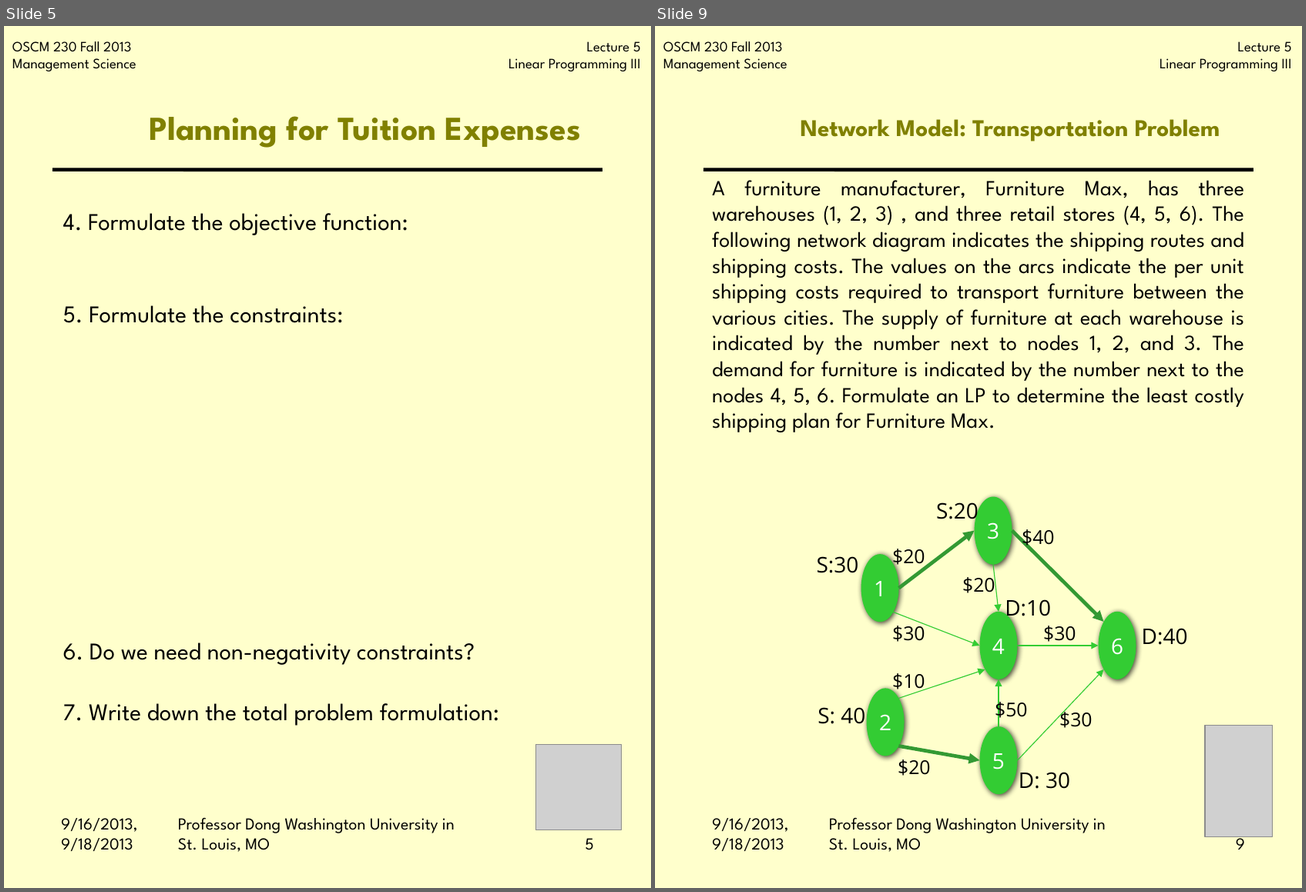
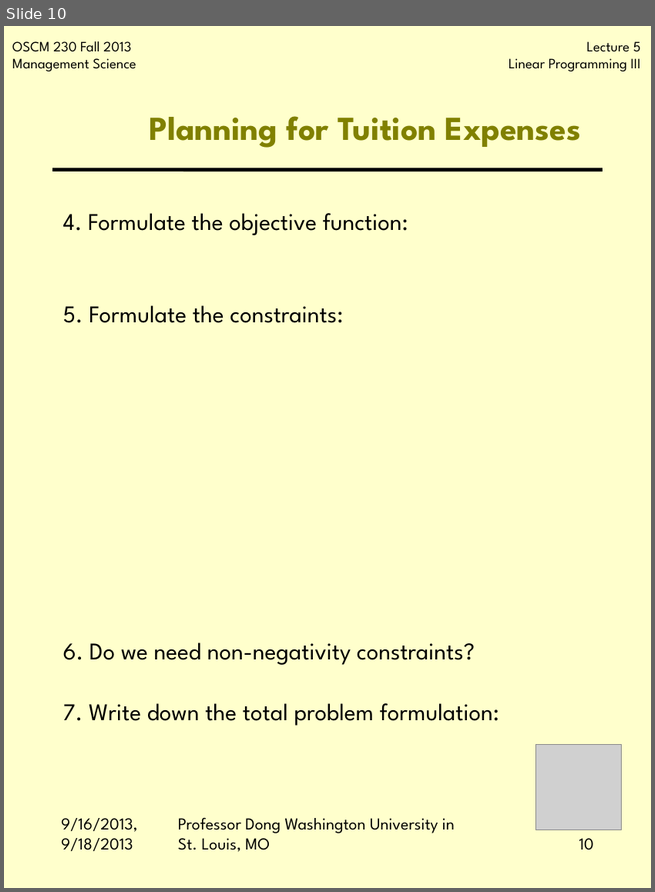
Before and after one commit to jbf232/OSCM230, a slide deck: Fall 2015/Lectures/Lecture 3 Formulations/Lecture 3 Formulations.pptx. Shown side by side, each under a label of ours: slides 5 and 9 before the commit, slide 10 after it; the slides between them are not shown. The pictures are 1306x892 and 655x892 pixels, drawn with LibreOffice and Linux fonts; fonts in the diff are those of the drawing; grey boxes stand for pictures; background and template pictures are left out. Boxes give left, top, right and bottom in pixels: in the first picture for what was removed or moved away, otherwise in the second. Text is boxed around its words. In the diff, an @@ line names an element or a change of style, - is before the commit and + after.

```diff
--- a/Fall 2015/Lectures/Lecture 3 Formulations/Lecture 3 Formulations.pptx
+++ b/Fall 2015/Lectures/Lecture 3 Formulations/Lecture 3 Formulations.pptx
@@ slide 9 removed at box(655, 26, 1302, 888), background #FFFFCC; not listed: 3 template elements that a slide beside it also shows @@
@@ title removed at box(801, 119, 1219, 142) @@
-Network Model: Transportation Problem
@@ text removed at box(712, 180, 1245, 433) @@
-A furniture manufacturer, Furniture Max, has three warehouses (1, 2, 3) , and three retail stores (4, 5, 6). The following network diagram indicates the shipping routes and shipping costs. The values on the arcs indicate the per unit shipping costs required to transport furniture between the various cities. The supply of furniture at each warehouse is indicated by the number next to nodes 1, 2, and 3. The demand for furniture is indicated by the number next to the nodes 4, 5, 6. Formulate an LP to determine the least costly shipping plan for Furniture Max.
@@ group removed at box(817, 497, 1188, 795): 15 texts, 9 arrows, 6 ellipses @@
-3
-4
-5
-6
-1
-2
-S:30
-S: 40
-S:20
-D:10
-D: 30
-D:40
-$20
-$30
-$20
-$10
-$50
-$20
-$40
-$30
-$30
@@ picture removed at box(1206, 725, 1273, 838) @@
@@ text removed at box(712, 818, 788, 851) @@
-9/16/2013, 9/18/2013
@@ text removed at box(829, 818, 1105, 852) @@
-Professor Dong Washington University in St. Louis, MO
@@ page number removed at box(1236, 834, 1245, 850) @@
-9
@@ what was slide 5 is now slide 10 @@
@@ page number at box(579, 838, 594, 851): text changed @@
-5
+10
```
Also in this commit, not shown: 5 slides changed, 1 slide added, 15 other slides removed.
